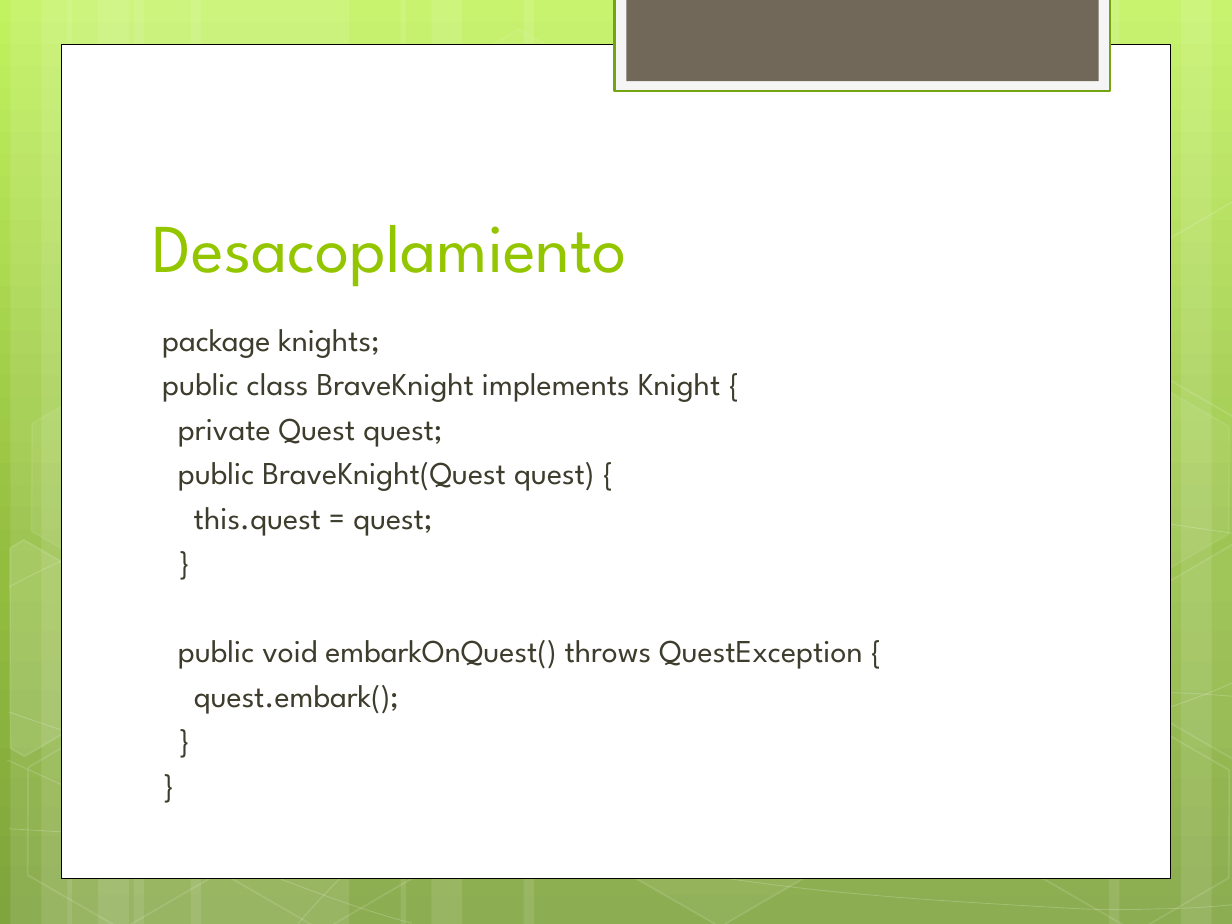
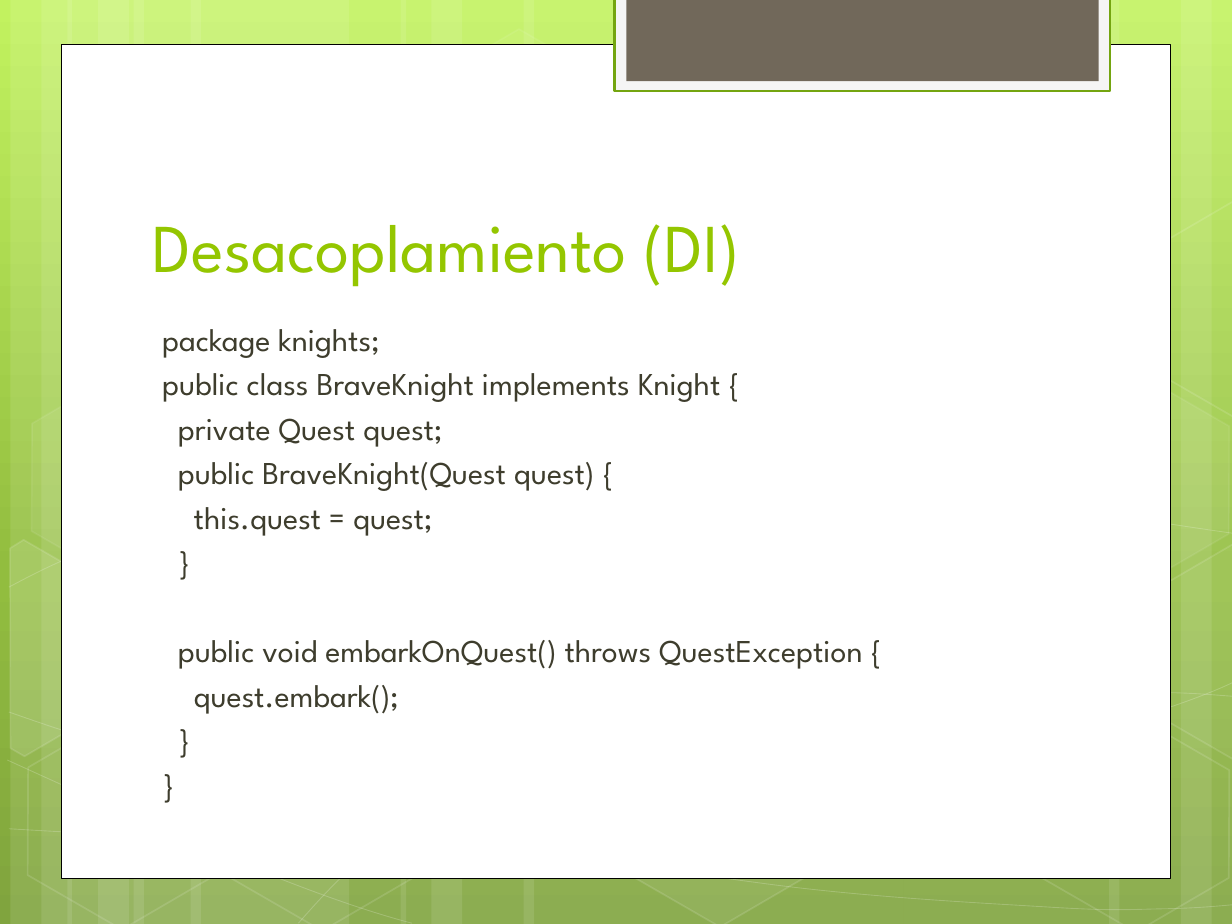
Before and after one commit to jdmr/CursoSpring, a slide deck: slide 9 of Presentation1.pptx. Drawn at 1232x924 pixels with LibreOffice and Linux fonts; fonts in the diff are those of the drawing. Boxes give left, top, right and bottom in pixels: in the first picture for what was removed or moved away, otherwise in the second. Text is boxed around its words. In the diff, an @@ line names an element or a change of style, - is before the commit and + after.

```diff
--- a/Presentation1.pptx
+++ b/Presentation1.pptx
@@ title at [153,224,740,287]: text changed @@
-Desacoplamiento
+Desacoplamiento (DI)
```
Also in this commit, not shown: 26 slides added, 12 other files.
